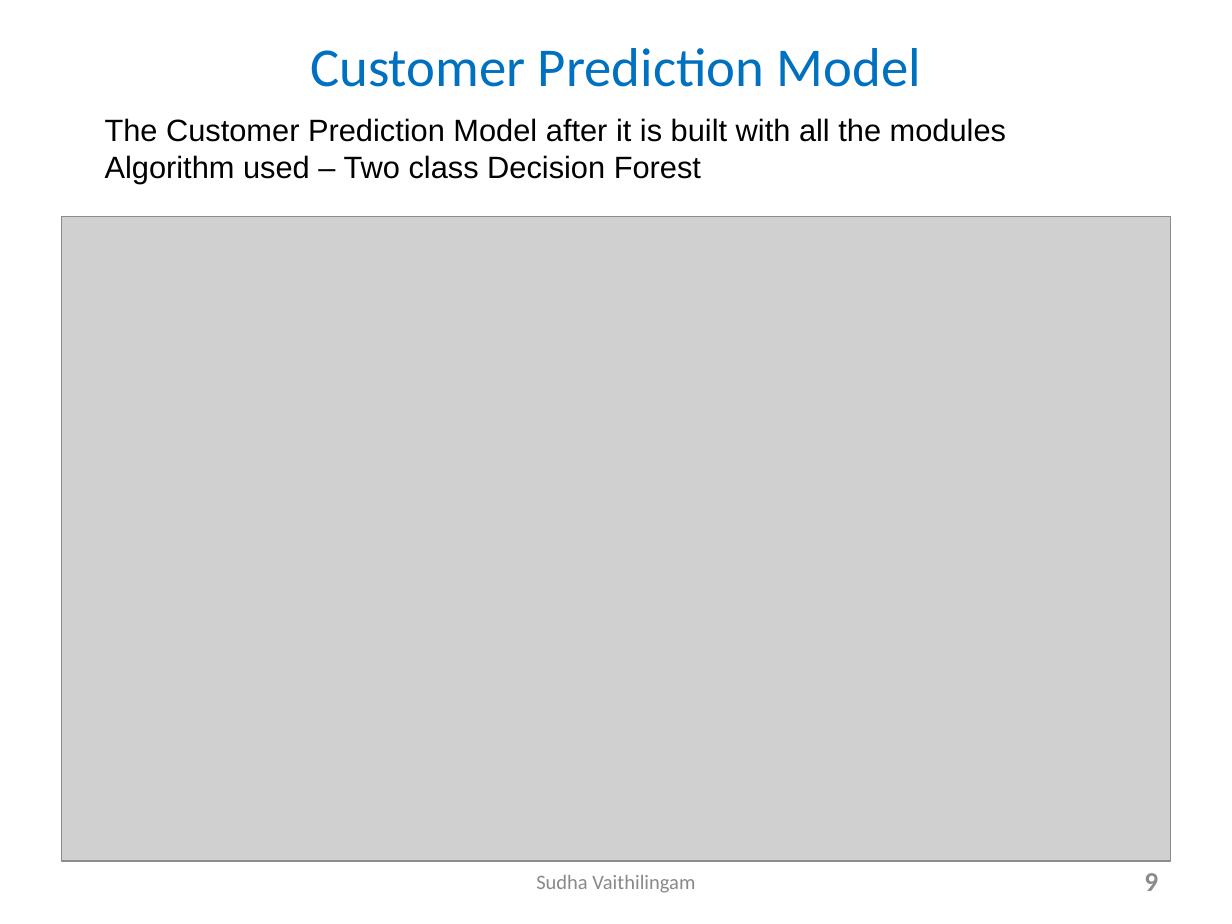
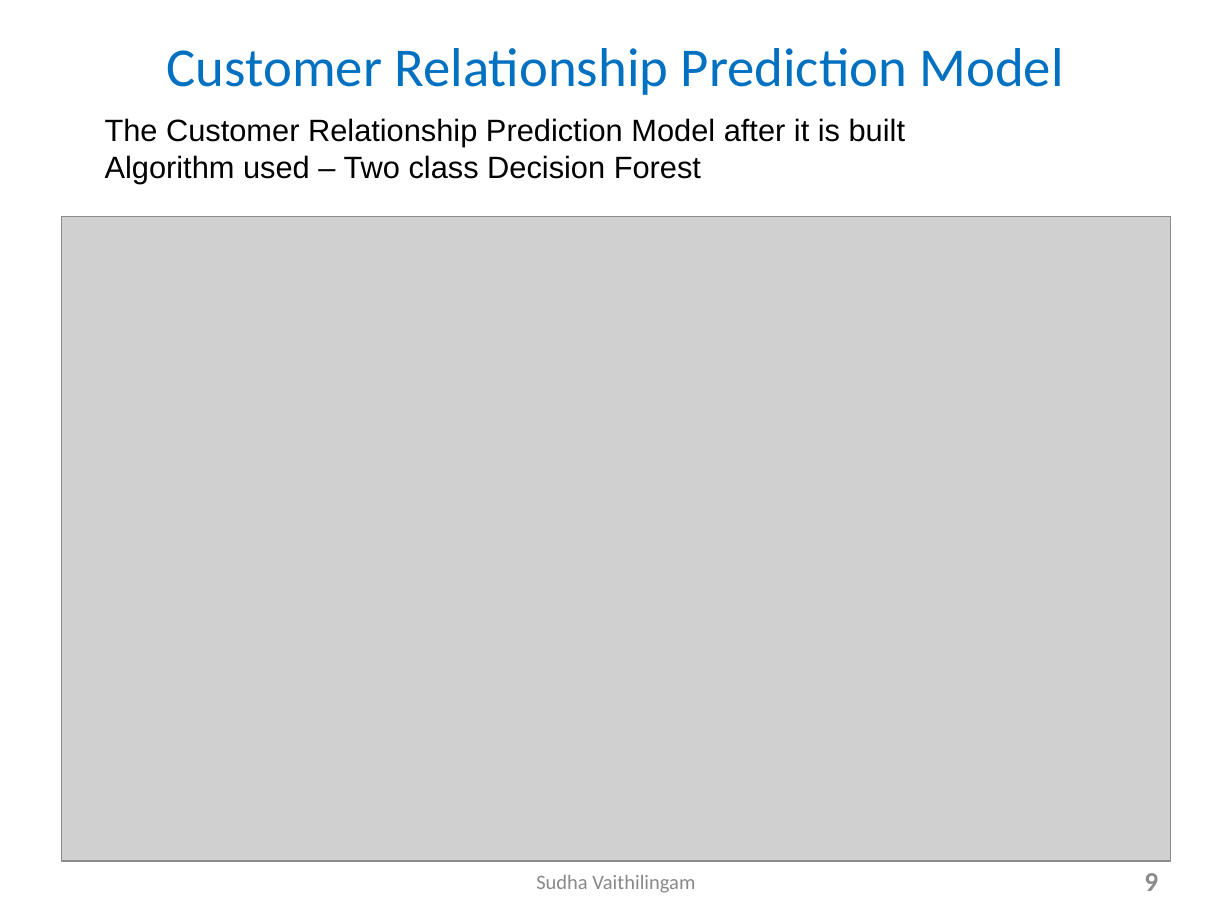
Before and after one commit to SVRD17/DeepAzureFinalProject, a slide deck: slide 9 of AzureMachineLearning_Slides_VaithilingamSudha.pptx. Drawn at 1232x924 pixels with LibreOffice and Linux fonts; fonts in the diff are those of the drawing; grey boxes stand for pictures. Boxes give left, top, right and bottom in pixels: in the first picture for what was removed or moved away, otherwise in the second. Text is boxed around its words. In the diff, an @@ line names an element or a change of style, - is before the commit and + after.

```diff
--- a/AzureMachineLearning_Slides_VaithilingamSudha.pptx
+++ b/AzureMachineLearning_Slides_VaithilingamSudha.pptx
@@ title at <box>167,48,1064,95</box>: text changed @@
-Customer Prediction Model
+Customer Relationship Prediction Model
@@ text at <box>105,118,905,147</box>: text changed @@
-The Customer Prediction Model after it is built with all the modules
+The Customer Relationship Prediction Model after it is built
```
Also in this commit, not shown: 5 other slides changed, 2 other files.
